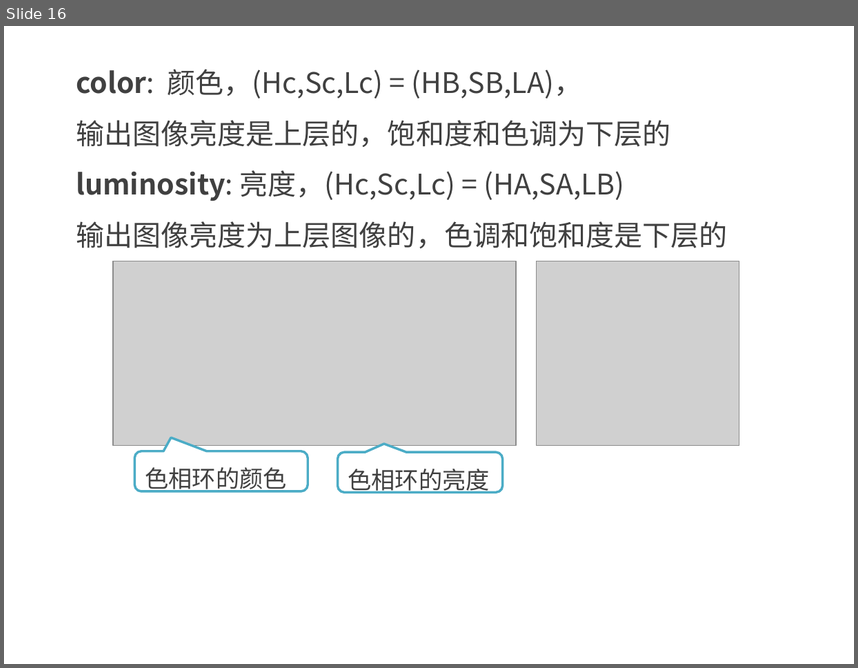
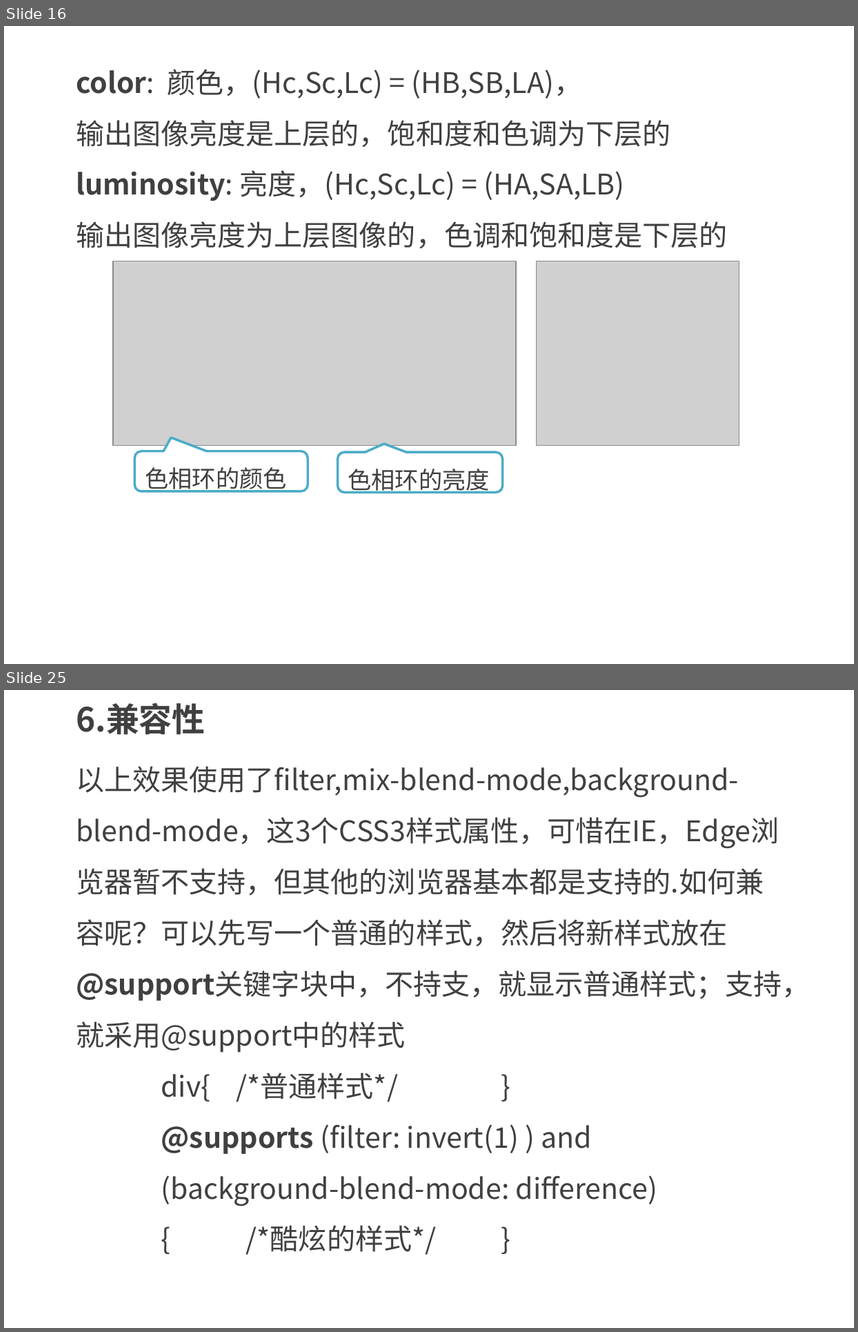
Before and after one commit to kong66/webAni, a slide deck: 35-css-filter/35.pptx. Shown one above the other, each under a label of ours: slide 16 before the commit, slides 16 and 25 after it; the slides between them are not shown. The pictures are 858x668 and 858x1332 pixels, drawn with LibreOffice and Linux fonts; fonts in the diff are those of the drawing; grey boxes stand for pictures. Boxes give left, top, right and bottom in pixels: in the first picture for what was removed or moved away, otherwise in the second. Text is boxed around its words. In the diff, an @@ line names an element or a change of style, - is before the commit and + after.

```diff
--- a/35-css-filter/35.pptx
+++ b/35-css-filter/35.pptx
@@ slide 25 added at bbox=[4, 690, 854, 1328], background #FFFFFF @@
@@ text added at bbox=[76, 703, 205, 735], 28 pt, text #404040, bold @@
+6.兼容性
@@ text added at bbox=[76, 766, 810, 1254], 24 pt, text #404040 @@
+以上效果使用了filter,mix-blend-mode,background-blend-mode，这3个CSS3样式属性，可惜在IE，Edge浏览器暂不支持，但其他的浏览器基本都是支持的.如何兼容呢？可以先写一个普通的样式，然后将新样式放在@support关键字块中，不持支，就显示普通样式；支持，就采用@support中的样式
+div{ /*普通样式*/ }
+@supports (filter: invert(1) ) and (background-blend-mode: difference)
+{ /*酷炫的样式*/ }
```
Also in this commit, not shown: 5 slides changed, 5 other slides added, 2 other files.
